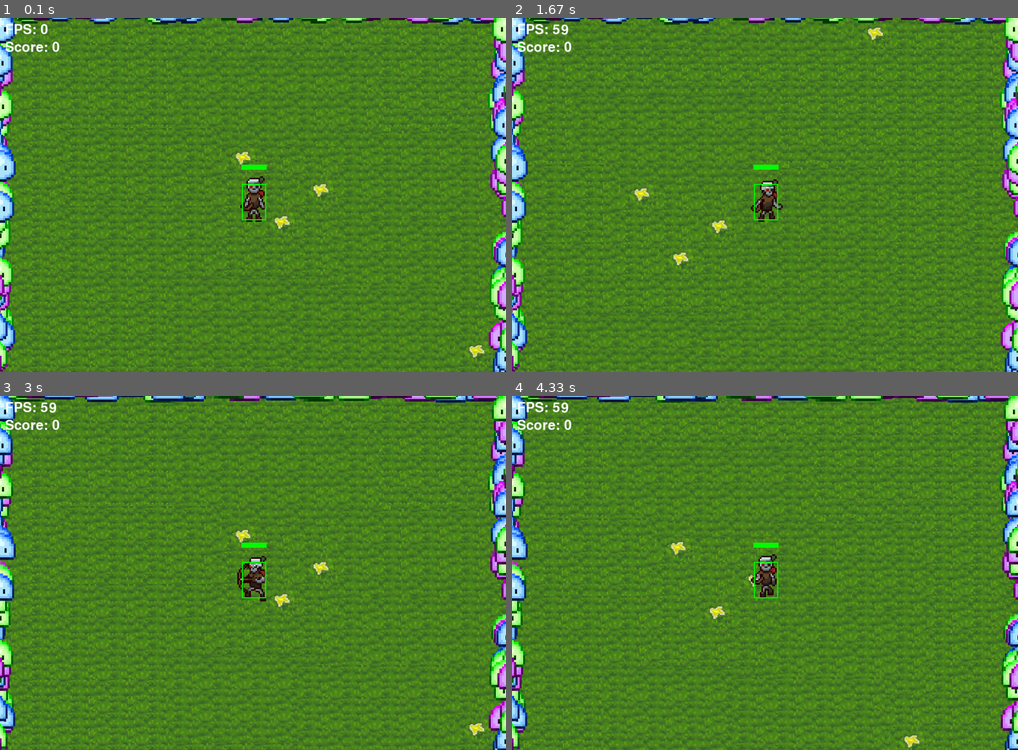
Above: before the commit, frames 1-4 (two rows, left to right).
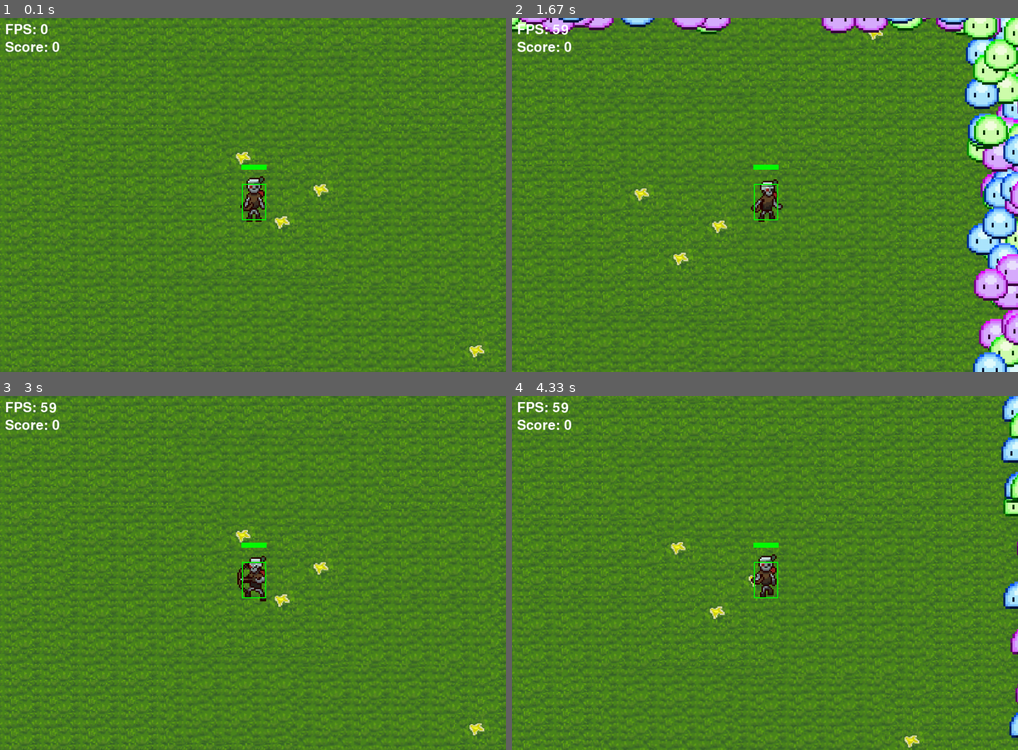
Above: after the commit, the same moments.

Repository: Axlzs/Pygame-project
Game: pygame game, started from entry.py
Two runs of this game, one before a commit and one after it. Both use one fixed random seed, a clock stepped at 60 frames per second and the inputs below.
Inputs:
- Up to frame 1 (0.1 s): no input
- Up to frame 2 (1.67 s): hold D 0.33-0.8 s; hold W 0.83-1.13 s; tap Space at 0.9, 1.23, 1.53 s; hold D 1.17-1.63 s
- Up to frame 3 (3 s): hold A 1.67-2.2 s; tap Space at 1.73, 2.03, 2.3, 2.63, 2.93 s; hold S 2.23-2.53 s; hold A 2.57-2.97 s
- Up to frame 4 (4.33 s): hold W 3-3.37 s; tap Space at 3.07, 3.47, 3.77, 4.13 s; hold D 3.4-4.03 s; hold S from 4.07 s (still down)

The runs differ from the first frame. In frame 1, 5.6% of the frame differs, in the area x 0-100%, y 0-100%; in frame 2, 12%; in frame 3, 5.9%; in frame 4, 6.1%.

Commit message:
it is tomorow and i did something
enemies no longer follow camera raaaaah

Diff:
--- a/entry.py
+++ b/entry.py
@@ -433,7 +433,7 @@
     camera_x = player.x - (WIDTH / 2) + (PLAYER_WIDTH / 3) - 26
     camera_y = player.y - (HEIGHT / 2) + (PLAYER_HEIGHT / 3) - 26
 
-def draw_elements(player_arrows_R, player_arrows_L, player_arrows_UP, player_arrows_DOWN):
+def draw_elements(player_arrows_R, player_arrows_L, player_arrows_UP, player_arrows_DOWN, enemies):
 
     """
     Draws the necessary background tiles and the player icon on the screen.
@@ -456,6 +456,12 @@
         screen.blit(background_tiles[tile_index], (x - camera_x, y - camera_y))
     #screen.blit(animation_list[action][frame], (icon_x - camera_x, icon_y - camera_y))
     screen.blit(animation_list[action][frame], (player.x - camera_x - PLAYER_WIDTH/3, player.y - camera_y - PLAYER_HEIGHT/3))
+    # Update and draw enemies
+    for enemy in enemies:
+        enemy.animate()
+        enemy_screen_x = enemy.rect.x - camera_x
+        enemy_screen_y = enemy.rect.y - camera_y
+        screen.blit(enemy.image, (enemy_screen_x, enemy_screen_y))
 
     # Arrow image drawing
     for arrow_R in player_arrows_R:
@@ -730,11 +736,8 @@
         #handle_enemy_collision(enemy1, enemy2, enemy3)
         handle_health_pickups()
         calculate_camera_offset()
-        draw_elements(player_arrows_R, player_arrows_L, player_arrows_UP, player_arrows_DOWN)
-                # Update and draw enemies
-        for enemy in enemies:
-            enemy.animate()
-            screen.blit(enemy.image, enemy.rect)
+        draw_elements(player_arrows_R, player_arrows_L, player_arrows_UP, player_arrows_DOWN, enemies)
+
         draw_fps_counter()
 
         # Draw fading text if needed
--- a/gyatggt.py
+++ b/gyatggt.py
@@ -47,14 +47,14 @@
         return images
 
     def spawn_enemy_position(self, player):
-        square_top_left_x = player.x - 500
-        square_top_left_y = player.y - 400
-        square_bottom_right_x = player.x + 500
-        square_bottom_right_y = player.y + 400
+        square_top_left_x = player.x - 600
+        square_top_left_y = player.y - 500
+        square_bottom_right_x = player.x + 600
+        square_bottom_right_y = player.y + 500
         while True:
             # Generate random x and y coordinates outside the square
-            x = random.uniform(square_top_left_x - 100, square_bottom_right_x + 100)
-            y = random.uniform(square_top_left_y - 100, square_bottom_right_y + 100)
+            x = random.uniform(square_top_left_x - 200, square_bottom_right_x + 200)
+            y = random.uniform(square_top_left_y - 200, square_bottom_right_y + 200)
 
             # Check if the generated point is outside the square
             if x < square_top_left_x or x > square_bottom_right_x or y < square_top_left_y or y > square_bottom_right_y:
